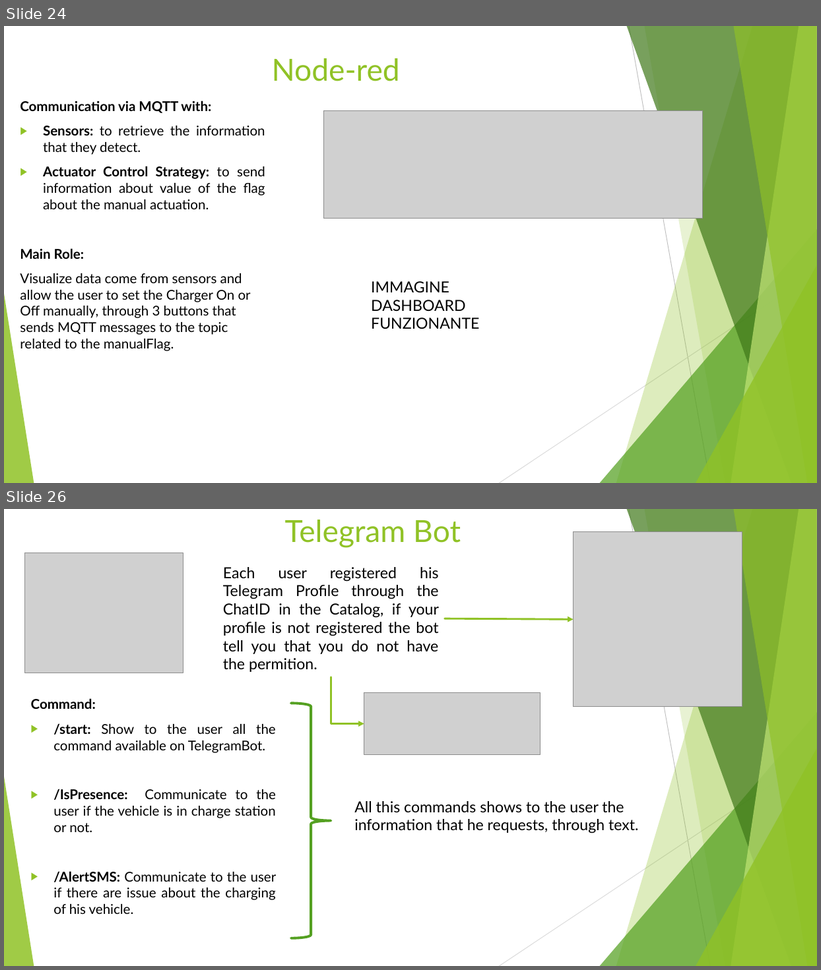
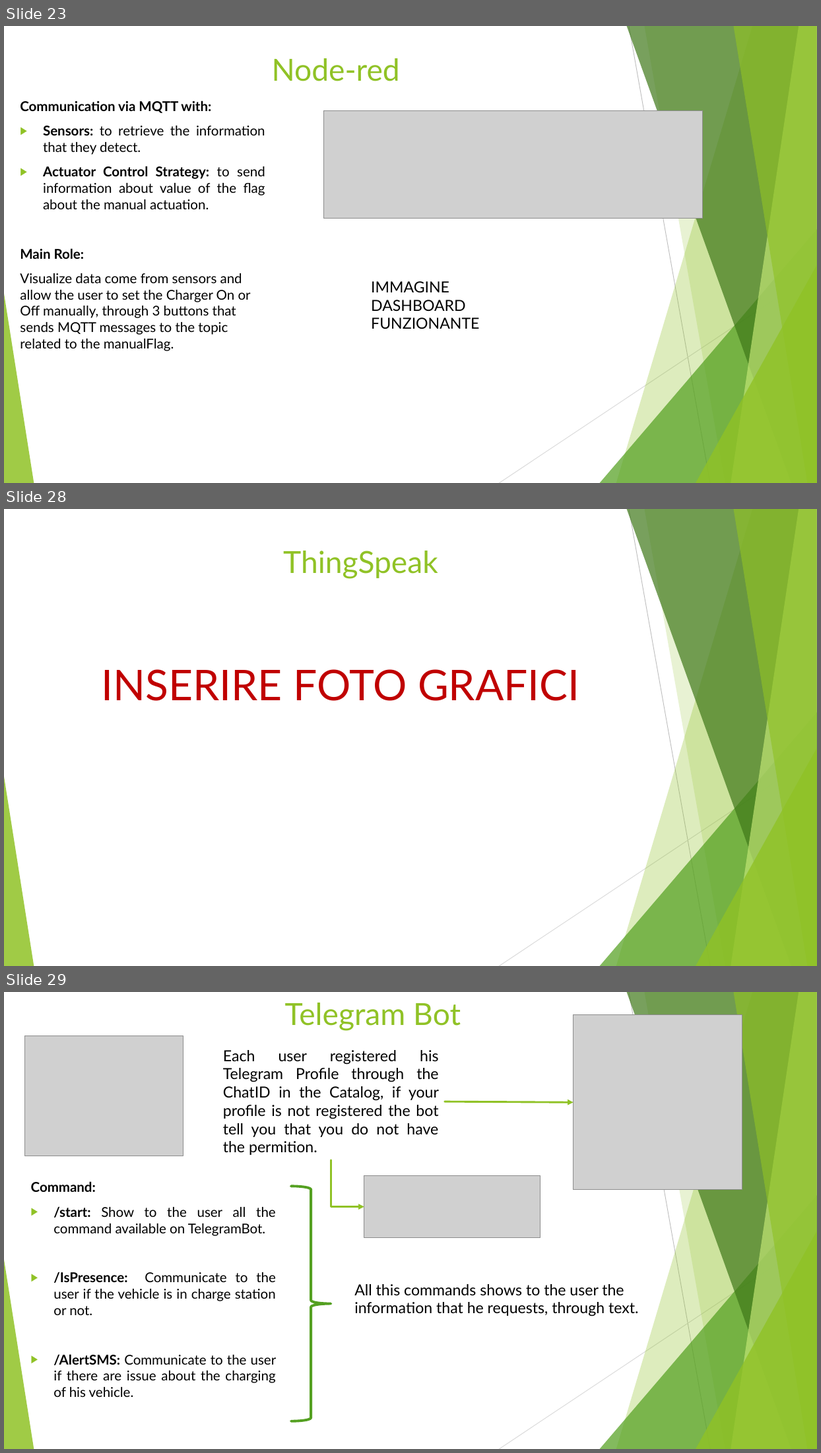
Before and after one commit to annageraci/Battery_Charger_Smart, a slide deck: Materiale Extra/Presentazione del progetto.pptx. Shown one above the other, each under a label of ours: slides 24 and 26 before the commit, slides 23, 28 and 29 after it; the slides between them are not shown. The pictures are 821x970 and 821x1453 pixels, drawn with LibreOffice and Linux fonts; fonts in the diff are those of the drawing; grey boxes stand for pictures. Boxes give left, top, right and bottom in pixels: in the first picture for what was removed or moved away, otherwise in the second. Text is boxed around its words. In the diff, an @@ line names an element or a change of style, - is before the commit and + after.

```diff
--- a/Materiale Extra/Presentazione del progetto.pptx
+++ b/Materiale Extra/Presentazione del progetto.pptx
@@ slide 28 added at (x1=4, y1=509, x2=817, y2=966), background #FFFFFF; not listed: 10 template elements that a slide beside it also shows @@
@@ title added at (x1=283, y1=551, x2=438, y2=579), 36 pt, text #90C226 @@
+ThingSpeak
@@ text added at (x1=102, y1=669, x2=580, y2=701), 50 pt, text #C00000 @@
+INSERIRE FOTO GRAFICI
@@ what was slide 24 is now slide 23 @@
@@ what was slide 26 is now slide 29 @@
```
Also in this commit, not shown: 1 slide changed, 4 other slides added, 2 slides removed, 34 other files.
